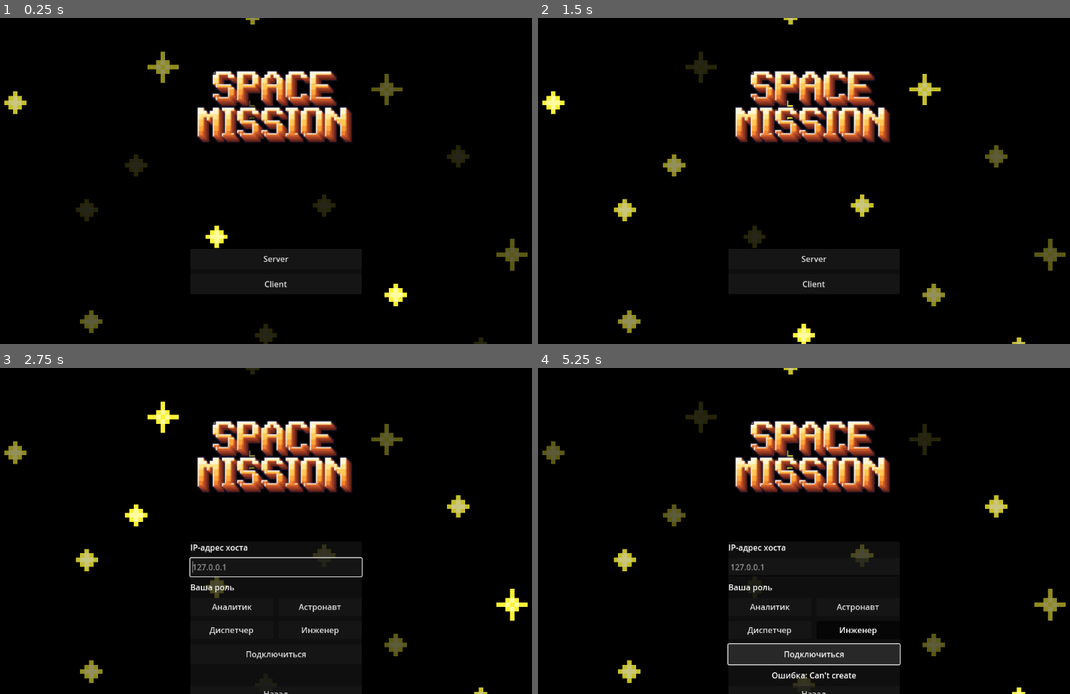
Above: before the commit, frames 1-4 (two rows, left to right).
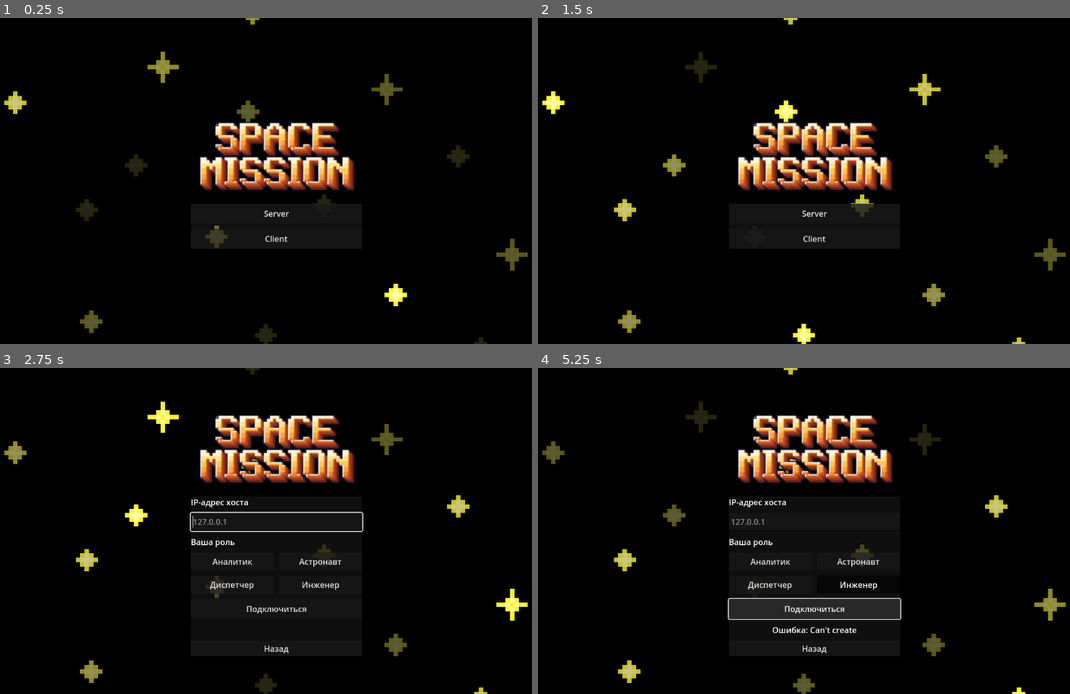
Above: after the commit, the same moments.

Repository: Arentton/Ansharky-Game
Game: Godot game, scene res://scenes/control.tscn
Same seed, same stepped clock (60 frames per second), same inputs: the game is played once before the commit and once after it.
Inputs:
- Up to frame 1 (0.25 s): no input
- Up to frame 2 (1.5 s): click "Server" at 0.5 s; click "Аналитик" at 1.25 s
- Up to frame 3 (2.75 s): click "Client" at 2 s
- Up to frame 4 (5.25 s): click "Астронавт" at 2.75 s; click "Диспетчер" at 3.5 s; click "Инженер" at 4.25 s; click "Подключиться" at 5 s

The runs differ from the first frame. In frame 1, 9.0% of the frame differs, in the area x 37-67%, y 16-83%; in frame 2, 8.9%; in frame 3, 7.9%; in frame 4, 9.4%, in the area x 35-69%, y 14-100%.

Commit message:
стабильная первая часть

Diff:
--- a/scenes/control.tscn
+++ b/scenes/control.tscn
@@ -28,214 +28,218 @@
 anchors_preset = 15
 anchor_right = 1.0
 anchor_bottom = 1.0
-offset_left = -1.0
-offset_top = 180.0
-offset_right = -1.0
-offset_bottom = 180.0
 grow_horizontal = 2
 grow_vertical = 2
 
-[node name="Panel" type="PanelContainer" parent="Center"]
+[node name="Menu" type="VBoxContainer" parent="Center"]
+layout_mode = 2
+theme_override_constants/separation = 12
+
+[node name="Title" type="TextureRect" parent="Center/Menu"]
+custom_minimum_size = Vector2(322, 168)
+layout_mode = 2
+size_flags_horizontal = 4
+mouse_filter = 2
+texture = ExtResource("3_brbbq")
+expand_mode = 1
+stretch_mode = 5
+
+[node name="Panel" type="PanelContainer" parent="Center/Menu"]
 custom_minimum_size = Vector2(340, 0)
 layout_mode = 2
 
-[node name="Layout" type="VBoxContainer" parent="Center/Panel"]
+[node name="Layout" type="VBoxContainer" parent="Center/Menu/Panel"]
 layout_mode = 2
 theme_override_constants/separation = 16
 
-[node name="MainPanel" type="VBoxContainer" parent="Center/Panel/Layout"]
-unique_name_in_owner = true
-layout_mode = 2
-theme_override_constants/separation = 10
-
-[node name="server" type="Button" parent="Center/Panel/Layout/MainPanel"]
+[node name="MainPanel" type="VBoxContainer" parent="Center/Menu/Panel/Layout"]
+unique_name_in_owner = true
+layout_mode = 2
+theme_override_constants/separation = 10
+
+[node name="server" type="Button" parent="Center/Menu/Panel/Layout/MainPanel"]
 unique_name_in_owner = true
 custom_minimum_size = Vector2(0, 40)
 layout_mode = 2
 text = "Server"
 
-[node name="client" type="Button" parent="Center/Panel/Layout/MainPanel"]
+[node name="client" type="Button" parent="Center/Menu/Panel/Layout/MainPanel"]
 unique_name_in_owner = true
 custom_minimum_size = Vector2(0, 40)
 layout_mode = 2
 text = "Client"
 
-[node name="RolePanel" type="VBoxContainer" parent="Center/Panel/Layout"]
+[node name="RolePanel" type="VBoxContainer" parent="Center/Menu/Panel/Layout"]
 unique_name_in_owner = true
 visible = false
 layout_mode = 2
 theme_override_constants/separation = 10
 
-[node name="RoleTitle" type="Label" parent="Center/Panel/Layout/RolePanel"]
+[node name="RoleTitle" type="Label" parent="Center/Menu/Panel/Layout/RolePanel"]
 layout_mode = 2
 text = "Выберите персонажа"
 horizontal_alignment = 1
 
-[node name="RoleButtons" type="GridContainer" parent="Center/Panel/Layout/RolePanel"]
+[node name="RoleButtons" type="GridContainer" parent="Center/Menu/Panel/Layout/RolePanel"]
 unique_name_in_owner = true
 layout_mode = 2
 theme_override_constants/h_separation = 10
 theme_override_constants/v_separation = 10
 columns = 2
 
-[node name="analyst" type="Button" parent="Center/Panel/Layout/RolePanel/RoleButtons"]
+[node name="analyst" type="Button" parent="Center/Menu/Panel/Layout/RolePanel/RoleButtons"]
 custom_minimum_size = Vector2(0, 40)
 layout_mode = 2
 size_flags_horizontal = 3
 text = "analyst"
 
-[node name="astronaut" type="Button" parent="Center/Panel/Layout/RolePanel/RoleButtons"]
+[node name="astronaut" type="Button" parent="Center/Menu/Panel/Layout/RolePanel/RoleButtons"]
 custom_minimum_size = Vector2(0, 40)
 layout_mode = 2
 size_flags_horizontal = 3
 text = "astronaut"
 
-[node name="dispatcher" type="Button" parent="Center/Panel/Layout/RolePanel/RoleButtons"]
+[node name="dispatcher" type="Button" parent="Center/Menu/Panel/Layout/RolePanel/RoleButtons"]
 custom_minimum_size = Vector2(0, 40)
 layout_mode = 2
 size_flags_horizontal = 3
 text = "dispatcher"
 
-[node name="engineer" type="Button" parent="Center/Panel/Layout/RolePanel/RoleButtons"]
+[node name="engineer" type="Button" parent="Center/Menu/Panel/Layout/RolePanel/RoleButtons"]
 custom_minimum_size = Vector2(0, 40)
 layout_mode = 2
 size_flags_horizontal = 3
 text = "engineer"
 
-[node name="RoleBack" type="Button" parent="Center/Panel/Layout/RolePanel"]
+[node name="RoleBack" type="Button" parent="Center/Menu/Panel/Layout/RolePanel"]
 unique_name_in_owner = true
 layout_mode = 2
 text = "Назад"
 
-[node name="JoinPanel" type="VBoxContainer" parent="Center/Panel/Layout"]
+[node name="JoinPanel" type="VBoxContainer" parent="Center/Menu/Panel/Layout"]
 unique_name_in_owner = true
 visible = false
 layout_mode = 2
 theme_override_constants/separation = 10
 
-[node name="IpLabel" type="Label" parent="Center/Panel/Layout/JoinPanel"]
+[node name="IpLabel" type="Label" parent="Center/Menu/Panel/Layout/JoinPanel"]
 layout_mode = 2
 text = "IP-адрес хоста"
 
-[node name="IpEdit" type="LineEdit" parent="Center/Panel/Layout/JoinPanel"]
+[node name="IpEdit" type="LineEdit" parent="Center/Menu/Panel/Layout/JoinPanel"]
 unique_name_in_owner = true
 custom_minimum_size = Vector2(0, 36)
 layout_mode = 2
 placeholder_text = "127.0.0.1"
 
-[node name="JoinRoleLabel" type="Label" parent="Center/Panel/Layout/JoinPanel"]
+[node name="JoinRoleLabel" type="Label" parent="Center/Menu/Panel/Layout/JoinPanel"]
 layout_mode = 2
 text = "Ваша роль"
 
-[node name="JoinRoles" type="GridContainer" parent="Center/Panel/Layout/JoinPanel"]
+[node name="JoinRoles" type="GridContainer" parent="Center/Menu/Panel/Layout/JoinPanel"]
 unique_name_in_owner = true
 layout_mode = 2
 theme_override_constants/h_separation = 10
 theme_override_constants/v_separation = 10
 columns = 2
 
-[node name="analyst" type="Button" parent="Center/Panel/Layout/JoinPanel/JoinRoles"]
+[node name="analyst" type="Button" parent="Center/Menu/Panel/Layout/JoinPanel/JoinRoles"]
 custom_minimum_size = Vector2(0, 36)
 layout_mode = 2
 size_flags_horizontal = 3
 toggle_mode = true
 text = "analyst"
 
-[node name="astronaut" type="Button" parent="Center/Panel/Layout/JoinPanel/JoinRoles"]
+[node name="astronaut" type="Button" parent="Center/Menu/Panel/Layout/JoinPanel/JoinRoles"]
 custom_minimum_size = Vector2(0, 36)
 layout_mode = 2
 size_flags_horizontal = 3
 toggle_mode = true
 text = "astronaut"
 
-[node name="dispatcher" type="Button" parent="Center/Panel/Layout/JoinPanel/JoinRoles"]
+[node name="dispatcher" type="Button" parent="Center/Menu/Panel/Layout/JoinPanel/JoinRoles"]
 custom_minimum_size = Vector2(0, 36)
 layout_mode = 2
 size_flags_horizontal = 3
 toggle_mode = true
 text = "dispatcher"
 
-[node name="engineer" type="Button" parent="Center/Panel/Layout/JoinPanel/JoinRoles"]
+[node name="engineer" type="Button" parent="Center/Menu/Panel/Layout/JoinPanel/JoinRoles"]
 custom_minimum_size = Vector2(0, 36)
 layout_mode = 2
 size_flags_horizontal = 3
 toggle_mode = true
 text = "engineer"
 
-[node name="ConnectButton" type="Button" parent="Center/Panel/Layout/JoinPanel"]
+[node name="ConnectButton" type="Button" parent="Center/Menu/Panel/Layout/JoinPanel"]
 unique_name_in_owner = true
 custom_minimum_size = Vector2(0, 40)
 layout_mode = 2
 text = "Подключиться"
 
-[node name="JoinStatus" type="Label" parent="Center/Panel/Layout/JoinPanel"]
+[node name="JoinStatus" type="Label" parent="Center/Menu/Panel/Layout/JoinPanel"]
 unique_name_in_owner = true
 layout_mode = 2
 horizontal_alignment = 1
 autowrap_mode = 3
 
-[node name="JoinBack" type="Button" parent="Center/Panel/Layout/JoinPanel"]
+[node name="JoinBack" type="Button" parent="Center/Menu/Panel/Layout/JoinPanel"]
 unique_name_in_owner = true
 layout_mode = 2
 text = "Назад"
 
-[node name="LobbyPanel" type="VBoxContainer" parent="Center/Panel/Layout"]
+[node name="LobbyPanel" type="VBoxContainer" parent="Center/Menu/Panel/Layout"]
 unique_name_in_owner = true
 visible = false
 layout_mode = 2
 theme_override_constants/separation = 10
 
-[node name="LobbyTitle" type="Label" parent="Center/Panel/Layout/LobbyPanel"]
+[node name="LobbyTitle" type="Label" parent="Center/Menu/Panel/Layout/LobbyPanel"]
 layout_mode = 2
 text = "Комната"
 horizontal_alignment = 1
 
-[node name="PlayersLabel" type="Label" parent="Center/Panel/Layout/LobbyPanel"]
-unique_name_in_owner = true
-layout_mode = 2
-
-[node name="LobbyRoles" type="GridContainer" parent="Center/Panel/Layout/LobbyPanel"]
+[node name="PlayersLabel" type="Label" parent="Center/Menu/Panel/Layout/LobbyPanel"]
+unique_name_in_owner = true
+layout_mode = 2
+
+[node name="LobbyRoles" type="GridContainer" parent="Center/Menu/Panel/Layout/LobbyPanel"]
 unique_name_in_owner = true
 layout_mode = 2
 theme_override_constants/h_separation = 10
 theme_override_constants/v_separation = 10
 columns = 2
 
-[node name="analyst" type="Button" parent="Center/Panel/Layout/LobbyPanel/LobbyRoles"]
+[node name="analyst" type="Button" parent="Center/Menu/Panel/Layout/LobbyPanel/LobbyRoles"]
 layout_mode = 2
 size_flags_horizontal = 3
 toggle_mode = true
 text = "analyst"
 
-[node name="astronaut" type="Button" parent="Center/Panel/Layout/LobbyPanel/LobbyRoles"]
+[node name="astronaut" type="Button" parent="Center/Menu/Panel/Layout/LobbyPanel/LobbyRoles"]
 layout_mode = 2
 size_flags_horizontal = 3
 toggle_mode = true
 text = "astronaut"
 
-[node name="dispatcher" type="Button" parent="Center/Panel/Layout/LobbyPanel/LobbyRoles"]
+[node name="dispatcher" type="Button" parent="Center/Menu/Panel/Layout/LobbyPanel/LobbyRoles"]
 layout_mode = 2
 size_flags_horizontal = 3
 toggle_mode = true
 text = "dispatcher"
 
-[node name="engineer" type="Button" parent="Center/Panel/Layout/LobbyPanel/LobbyRoles"]
+[node name="engineer" type="Button" parent="Center/Menu/Panel/Layout/LobbyPanel/LobbyRoles"]
 layout_mode = 2
 size_flags_horizontal = 3
 toggle_mode = true
 text = "engineer"
 
-[node name="LobbyStatus" type="Label" parent="Center/Panel/Layout/LobbyPanel"]
-unique_name_in_owner = true
-layout_mode = 2
-horizontal_alignment = 1
-
-[node name="LeaveButton" type="Button" parent="Center/Panel/Layout/LobbyPanel"]
+[node name="LobbyStatus" type="Label" parent="Center/Menu/Panel/Layout/LobbyPanel"]
+unique_name_in_owner = true
+layout_mode = 2
+horizontal_alignment = 1
+
+[node name="LeaveButton" type="Button" parent="Center/Menu/Panel/Layout/LobbyPanel"]
 unique_name_in_owner = true
 layout_mode = 2
 text = "Выйти"
-
-[node name="Image20261115004850" type="Sprite2D" parent="."]
-position = Vector2(571, 174.00002)
-scale = Vector2(2.0054348, 2.1160715)
-texture = ExtResource("3_brbbq")
--- a/scenes/node_2d.tscn
+++ b/scenes/node_2d.tscn
@@ -18,6 +18,7 @@
 [ext_resource type="Texture2D" uid="uid://1p8xv64sducw" path="res://assets/astro4.png" id="9_k6u5g"]
 [ext_resource type="Texture2D" uid="uid://ch6d1m3abik8n" path="res://assets/astro5.png" id="11_coh8c"]
 [ext_resource type="Texture2D" uid="uid://dkjuhsdkmdxx8" path="res://assets/astro6.png" id="13_kmyi7"]
+[ext_resource type="Texture2D" uid="uid://b800nslw03ka3" path="res://assets/doc_2026-11-15_08-55-50.png" id="31_g3arh"]
 [ext_resource type="Texture2D" uid="uid://cwpqw7lwrywcb" path="res://assets/analyst1.png" id="analyst_analyst1"]
 [ext_resource type="Texture2D" uid="uid://0gv6h04nrq0j" path="res://assets/analyst2.png" id="analyst_analyst2"]
 [ext_resource type="Texture2D" uid="uid://cqfrhded6v1vo" path="res://assets/analyst3.png" id="analyst_analyst3"]
@@ -32,8 +33,6 @@
 [ext_resource type="Texture2D" uid="uid://7artj43h51th" path="res://assets/Engg_wu.png" id="engineer_Engg_wu"]
 
 [sub_resource type="CapsuleShape2D" id="CapsuleShape2D_ifa78"]
-radius = 11.0
-height = 50.0
 
 [sub_resource type="AtlasTexture" id="AtlasTexture_analyst_idle_down_0"]
 atlas = ExtResource("analyst_analyst1")
@@ -813,6 +812,10 @@
 properties/2/spawn = true
 properties/2/replication_mode = 2
 
+[sub_resource type="CapsuleShape2D" id="CapsuleShape2D_unr0g"]
+radius = 21.0
+height = 42.0
+
 [node name="Node2D" type="Node2D"]
 y_sort_enabled = true
 script = ExtResource("8_game")
@@ -887,7 +890,7 @@
 [node name="CollisionShape2D" type="CollisionShape2D" parent="engineer"]
 position = Vector2(0, 33)
 rotation = 1.5707964
-shape = SubResource("CapsuleShape2D_ifa78")
+shape = SubResource("CapsuleShape2D_unr0g")
 
 [node name="AnimatedSprite2D" type="AnimatedSprite2D" parent="engineer"]
 texture_filter = 1
@@ -910,3 +913,7 @@
 offset_bottom = 40.0
 theme_override_font_sizes/font_size = 20
 text = "..."
+
+[node name="Doc20261115085550" type="Sprite2D" parent="."]
+position = Vector2(674, 100)
+texture = ExtResource("31_g3arh")
--- a/scenes/room.tscn
+++ b/scenes/room.tscn
@@ -1,40 +1,41 @@
-[gd_scene load_steps=36 format=3]
-
-[ext_resource type="Script" path="res://scripts/workstation.gd" id="ws"]
-[ext_resource type="Shader" path="res://shaders/outline.gdshader" id="outline"]
-[ext_resource type="Script" path="res://scripts/starfield_background.gd" id="stars"]
-[ext_resource type="Texture2D" path="res://assets/room/floor.png" id="tex_3"]
-[ext_resource type="Texture2D" path="res://assets/image_2026-11-14_21-59-41.png" id="tex_4"]
-[ext_resource type="Texture2D" path="res://assets/image_2026-11-15_01-03-54.png" id="tex_5"]
-[ext_resource type="Texture2D" path="res://assets/image_2026-11-15_01-04-39.png" id="tex_6"]
-[ext_resource type="Texture2D" path="res://assets/room/front_edge.png" id="tex_7"]
-[ext_resource type="Texture2D" path="res://assets/doc_2026-11-15_00-08-44.png" id="tex_8"]
-[ext_resource type="Texture2D" path="res://assets/image_2026-11-15_00-16-04.png" id="tex_9"]
-[ext_resource type="Texture2D" path="res://assets/image_2026-11-14_22-00-41.png" id="tex_10"]
-[ext_resource type="Texture2D" path="res://assets/image_2026-11-14_22-00-59.png" id="tex_11"]
-[ext_resource type="Texture2D" path="res://assets/image_2026-11-14_22-00-30.png" id="tex_12"]
-[ext_resource type="Texture2D" path="res://assets/room/spacesuit_station.png" id="tex_13"]
-[ext_resource type="Texture2D" path="res://assets/image_2026-11-15_00-28-30.png" id="tex_14"]
-[ext_resource type="Texture2D" path="res://assets/image_2026-11-14_22-03-22.png" id="tex_15"]
-[ext_resource type="Texture2D" path="res://assets/image_2026-11-14_22-01-17.png" id="tex_16"]
-[ext_resource type="Texture2D" path="res://assets/image_2026-11-14_22-03-08.png" id="tex_17"]
-[ext_resource type="Texture2D" path="res://assets/image_2026-11-14_22-01-39.png" id="tex_18"]
+[gd_scene load_steps=35 format=3 uid="uid://dv4rte6e71k"]
+
+[ext_resource type="Shader" uid="uid://1mlo0ye4w35w" path="res://shaders/outline.gdshader" id="outline"]
+[ext_resource type="Script" uid="uid://c2ls78qa0wx6l" path="res://scripts/starfield_background.gd" id="stars"]
+[ext_resource type="Texture2D" uid="uid://djpkcfp2um8gi" path="res://assets/room/floor.png" id="tex_3"]
+[ext_resource type="Texture2D" uid="uid://dnxpgbyp1lu0a" path="res://assets/image_2026-11-14_21-59-41.png" id="tex_4"]
+[ext_resource type="Texture2D" uid="uid://1vyrygajvqrv" path="res://assets/image_2026-11-15_01-03-54.png" id="tex_5"]
+[ext_resource type="Texture2D" uid="uid://dk4c4rk4255t1" path="res://assets/image_2026-11-15_01-04-39.png" id="tex_6"]
+[ext_resource type="Texture2D" uid="uid://erms1jax4qpo" path="res://assets/room/front_edge.png" id="tex_7"]
+[ext_resource type="Texture2D" uid="uid://dvfybjkfroigi" path="res://assets/doc_2026-11-15_00-08-44.png" id="tex_8"]
+[ext_resource type="Texture2D" uid="uid://ccknnlw3t4lfj" path="res://assets/image_2026-11-14_22-00-41.png" id="tex_10"]
+[ext_resource type="Texture2D" uid="uid://br8lggnwcn1jg" path="res://assets/image_2026-11-14_22-00-59.png" id="tex_11"]
+[ext_resource type="Texture2D" uid="uid://c8gvu4ufti1ht" path="res://assets/image_2026-11-14_22-00-30.png" id="tex_12"]
+[ext_resource type="Texture2D" uid="uid://nkqjn2i8fkgj" path="res://assets/room/spacesuit_station.png" id="tex_13"]
+[ext_resource type="Texture2D" uid="uid://bklnui26t4yeh" path="res://assets/image_2026-11-15_00-28-30.png" id="tex_14"]
+[ext_resource type="Texture2D" uid="uid://dpg3lgt8fi6ru" path="res://assets/image_2026-11-14_22-03-22.png" id="tex_15"]
+[ext_resource type="Texture2D" uid="uid://qge30u1q853d" path="res://assets/image_2026-11-14_22-01-17.png" id="tex_16"]
+[ext_resource type="Texture2D" uid="uid://3oi4t0pbi2g0" path="res://assets/image_2026-11-14_22-03-08.png" id="tex_17"]
+[ext_resource type="Texture2D" uid="uid://cwqou8a67usrh" path="res://assets/image_2026-11-14_22-01-39.png" id="tex_18"]
+[ext_resource type="Script" uid="uid://bgn51jnjeorw0" path="res://scripts/workstation.gd" id="ws"]
+
+[sub_resource type="ConvexPolygonShape2D" id="shape_1"]
+points = PackedVector2Array(-240, 60, 1120, 60, 1120, 164, -240, 164)
+
+[sub_resource type="ConvexPolygonShape2D" id="shape_2"]
+points = PackedVector2Array(26, 0, -79, 624, -260, 624, -260, 0)
+
+[sub_resource type="ConvexPolygonShape2D" id="shape_3"]
+points = PackedVector2Array(840, 0, 949, 624, 1140, 624, 1140, 0)
+
+[sub_resource type="ConvexPolygonShape2D" id="shape_4"]
+points = PackedVector2Array(-260, 608, 1140, 608, 1140, 680, -260, 680)
 
 [sub_resource type="ShaderMaterial" id="outline_mat"]
 shader = ExtResource("outline")
 shader_parameter/enabled = false
-
-[sub_resource type="ConvexPolygonShape2D" id="shape_1"]
-points = PackedVector2Array(-240, 60, 1120, 60, 1120, 164, -240, 164)
-
-[sub_resource type="ConvexPolygonShape2D" id="shape_2"]
-points = PackedVector2Array(26, 0, -79.0, 624, -260, 624, -260, 0)
-
-[sub_resource type="ConvexPolygonShape2D" id="shape_3"]
-points = PackedVector2Array(840, 0, 949.0, 624, 1140, 624, 1140, 0)
-
-[sub_resource type="ConvexPolygonShape2D" id="shape_4"]
-points = PackedVector2Array(-260, 608, 1140, 608, 1140, 680, -260, 680)
+shader_parameter/outline_color = Color(1, 0.86, 0.15, 1)
+shader_parameter/pulse_speed = 5.0
 
 [sub_resource type="RectangleShape2D" id="shape_5"]
 size = Vector2(456, 16)
@@ -49,7 +50,7 @@
 size = Vector2(72, 16)
 
 [sub_resource type="RectangleShape2D" id="shape_9"]
-size = Vector2(164, 264)
+size = Vector2(85, 144)
 
 [sub_resource type="RectangleShape2D" id="shape_10"]
 size = Vector2(186, 16)
@@ -64,7 +65,7 @@
 size = Vector2(186, 260)
 
 [sub_resource type="RectangleShape2D" id="shape_14"]
-size = Vector2(74, 16)
+size = Vector2(74, 28)
 
 [sub_resource type="RectangleShape2D" id="shape_15"]
 size = Vector2(278, 16)
@@ -102,63 +103,48 @@
 texture_filter = 1
 position = Vector2(-120, 160)
 scale = Vector2(2, 2)
-centered = false
-flip_h = false
 texture = ExtResource("tex_3")
+centered = false
 
 [node name="BackWall" type="Sprite2D" parent="Walls"]
 z_index = -19
 texture_filter = 1
-position = Vector2(0, 0)
-scale = Vector2(2, 2)
-centered = false
-flip_h = false
+scale = Vector2(2, 2)
 texture = ExtResource("tex_4")
+centered = false
 
 [node name="LeftWall" type="Sprite2D" parent="Walls"]
 z_index = -17
 texture_filter = 1
 position = Vector2(-176, 0)
 scale = Vector2(2, 2)
-centered = false
-flip_h = false
 texture = ExtResource("tex_5")
+centered = false
 
 [node name="RightWall" type="Sprite2D" parent="Walls"]
 z_index = -17
 texture_filter = 1
 position = Vector2(790, 0)
 scale = Vector2(2, 2)
+texture = ExtResource("tex_6")
 centered = false
 flip_h = true
-texture = ExtResource("tex_6")
 
 [node name="FrontEdge" type="Sprite2D" parent="Walls"]
 z_index = 10
 texture_filter = 1
 position = Vector2(-116, 610)
 scale = Vector2(2, 2)
-centered = false
-flip_h = false
 texture = ExtResource("tex_7")
+centered = false
 
 [node name="Door" type="Sprite2D" parent="Walls"]
 z_index = -18
 texture_filter = 1
-position = Vector2(59.0, 32)
-scale = Vector2(2, 2)
-centered = false
-flip_h = false
+position = Vector2(59, 32)
+scale = Vector2(2, 2)
 texture = ExtResource("tex_8")
-
-[node name="NasaLogo" type="Sprite2D" parent="Walls"]
-z_index = -18
-texture_filter = 1
-position = Vector2(187.0, 6)
-scale = Vector2(2, 2)
-centered = false
-flip_h = false
-texture = ExtResource("tex_9")
+centered = false
 
 [node name="WallColliders" type="StaticBody2D" parent="."]
 
@@ -187,10 +173,10 @@
 [node name="Sprite2D" type="Sprite2D" parent="Props/DispatcherConsole"]
 texture_filter = 1
 material = SubResource("outline_mat")
-position = Vector2(-240.0, -66)
-scale = Vector2(2, 2)
-centered = false
+position = Vector2(-240, -66)
+scale = Vector2(2, 2)
 texture = ExtResource("tex_10")
+centered = false
 
 [node name="Body" type="StaticBody2D" parent="Props/DispatcherConsole"]
 
@@ -202,7 +188,7 @@
 monitorable = false
 
 [node name="CollisionShape2D" type="CollisionShape2D" parent="Props/DispatcherConsole/InteractArea"]
-position = Vector2(0, 29.0)
+position = Vector2(0, 29)
 shape = SubResource("shape_6")
 
 [node name="Hint" type="Label" parent="Props/DispatcherConsole"]
@@ -224,25 +210,25 @@
 
 [node name="Sprite2D" type="Sprite2D" parent="Props/DispatcherChair"]
 texture_filter = 1
-position = Vector2(-31.0, -14)
-scale = Vector2(2, 2)
-centered = false
+position = Vector2(-31, -14)
+scale = Vector2(2, 2)
 texture = ExtResource("tex_11")
+centered = false
 
 [node name="Radar" type="Node2D" parent="Props"]
 position = Vector2(350, 178)
 
 [node name="Sprite2D" type="Sprite2D" parent="Props/Radar"]
 texture_filter = 1
-position = Vector2(-49.0, -52)
-scale = Vector2(2, 2)
-centered = false
+position = Vector2(-72, -53)
+scale = Vector2(2, 2)
 texture = ExtResource("tex_12")
+centered = false
 
 [node name="Body" type="StaticBody2D" parent="Props/Radar"]
 
 [node name="CollisionShape2D" type="CollisionShape2D" parent="Props/Radar/Body"]
-position = Vector2(0, 38)
+position = Vector2(-23, 37)
 shape = SubResource("shape_7")
 
 [node name="SpacesuitStation" type="Node2D" parent="Props"]
@@ -255,10 +241,10 @@
 [node name="Sprite2D" type="Sprite2D" parent="Props/SpacesuitStation"]
 texture_filter = 1
 material = SubResource("outline_mat")
-position = Vector2(-44.0, -102)
-scale = Vector2(2, 2)
-centered = false
+position = Vector2(141, -221)
+scale = Vector2(2, 2)
 texture = ExtResource("tex_13")
+centered = false
 
 [node name="Body" type="StaticBody2D" parent="Props/SpacesuitStation"]
 
@@ -270,7 +256,7 @@
 monitorable = false
 
 [node name="CollisionShape2D" type="CollisionShape2D" parent="Props/SpacesuitStation/InteractArea"]
-position = Vector2(0, 4.0)
+position = Vector2(185.5, -145)
 shape = SubResource("shape_9")
 
 [node name="Hint" type="Label" parent="Props/SpacesuitStation"]
@@ -292,25 +278,24 @@
 
 [node name="Sprite2D" type="Sprite2D" parent="Props/AnalystChair"]
 texture_filter = 1
-position = Vector2(-31.0, -26)
-scale = Vector2(2, 2)
-centered = false
+position = Vector2(-31, -26)
+scale = Vector2(2, 2)
 texture = ExtResource("tex_14")
+centered = false
 
 [node name="AnalystDesk" type="Node2D" parent="Props"]
 position = Vector2(140, 478)
 script = ExtResource("ws")
-role = "analyst"
 station_name = "Станция анализа данных"
 action_text = "Анализировать данные"
 
 [node name="Sprite2D" type="Sprite2D" parent="Props/AnalystDesk"]
 texture_filter = 1
 material = SubResource("outline_mat")
-position = Vector2(-117.0, -72)
-scale = Vector2(2, 2)
-centered = false
+position = Vector2(-117, -72)
+scale = Vector2(2, 2)
 texture = ExtResource("tex_15")
+centered = false
 
 [node name="Body" type="StaticBody2D" parent="Props/AnalystDesk"]
 
@@ -322,7 +307,7 @@
 monitorable = false
 
 [node name="CollisionShape2D" type="CollisionShape2D" parent="Props/AnalystDesk/InteractArea"]
-position = Vector2(0, 22.0)
+position = Vector2(0, 22)
 shape = SubResource("shape_11")
 
 [node name="Hint" type="Label" parent="Props/AnalystDesk"]
@@ -349,10 +334,10 @@
 [node name="Sprite2D" type="Sprite2D" parent="Props/EngineerRack"]
 texture_filter = 1
 material = SubResource("outline_mat")
-position = Vector2(-71.0, -118)
-scale = Vector2(2, 2)
-centered = false
+position = Vector2(-71, -118)
+scale = Vector2(2, 2)
 texture = ExtResource("tex_16")
+centered = false
 
 [node name="Body" type="StaticBody2D" parent="Props/EngineerRack"]
 
@@ -364,7 +349,7 @@
 monitorable = false
 
 [node name="CollisionShape2D" type="CollisionShape2D" parent="Props/EngineerRack/InteractArea"]
-position = Vector2(0, 6.0)
+position = Vector2(0, 6)
 shape = SubResource("shape_13")
 
 [node name="Hint" type="Label" parent="Props/EngineerRack"]
@@ -386,15 +371,15 @@
 
 [node name="Sprite2D" type="Sprite2D" parent="Props/Printer"]
 texture_filter = 1
-position = Vector2(-49.0, -48)
-scale = Vector2(2, 2)
-centered = false
+position = Vector2(-49, -48)
+scale = Vector2(2, 2)
 texture = ExtResource("tex_17")
+centered = false
 
 [node name="Body" type="StaticBody2D" parent="Props/Printer"]
 
 [node name="CollisionShape2D" type="CollisionShape2D" parent="Props/Printer/Body"]
-position = Vector2(0, 38)
+position = Vector2(0, 32)
 shape = SubResource("shape_14")
 
 [node name="SideConsole" type="Node2D" parent="Props"]
@@ -402,10 +387,10 @@
 
 [node name="Sprite2D" type="Sprite2D" parent="Props/SideConsole"]
 texture_filter = 1
-position = Vector2(-159.0, -62)
-scale = Vector2(2, 2)
-centered = false
+position = Vector2(-159, -62)
+scale = Vector2(2, 2)
 texture = ExtResource("tex_18")
+centered = false
 
 [node name="Body" type="StaticBody2D" parent="Props/SideConsole"]
 
Binary file added: assets/doc_2026-11-15_08-55-50.png
Not shown, added: assets/doc_2026-11-15_08-55-50.png.import
Not shown: 1 places in scenes/node_2d.tscn that only renumber resources
Not shown, added: assets/Y7Py8s9Qd7ifW14jbgrvfg.mp4
